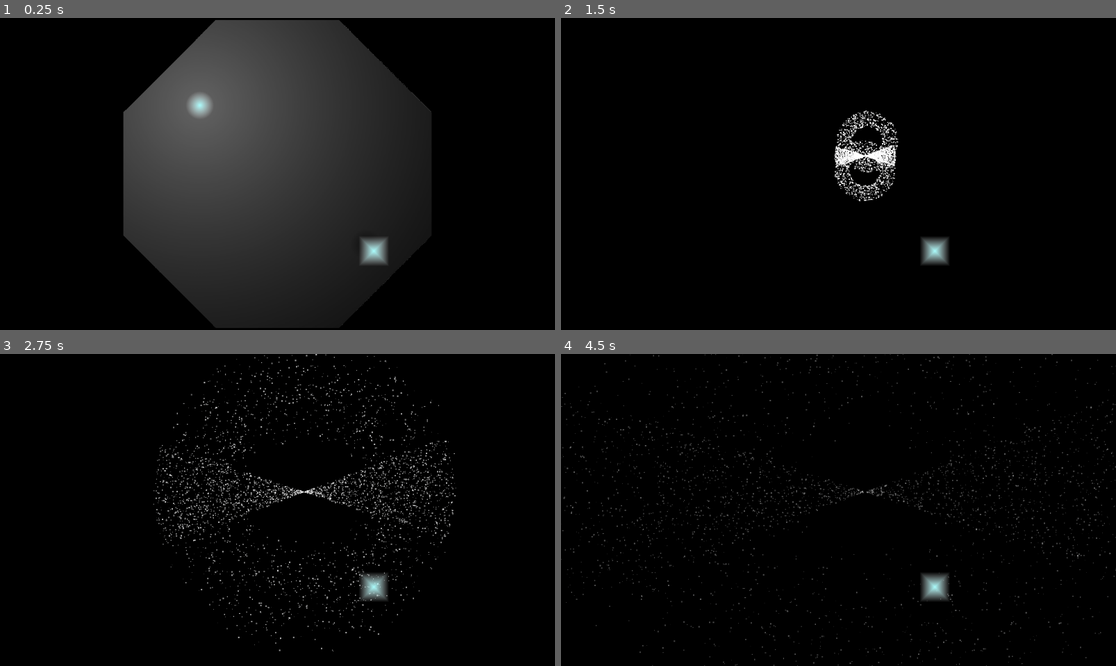
Above: before the commit, frames 1-4 (two rows, left to right).
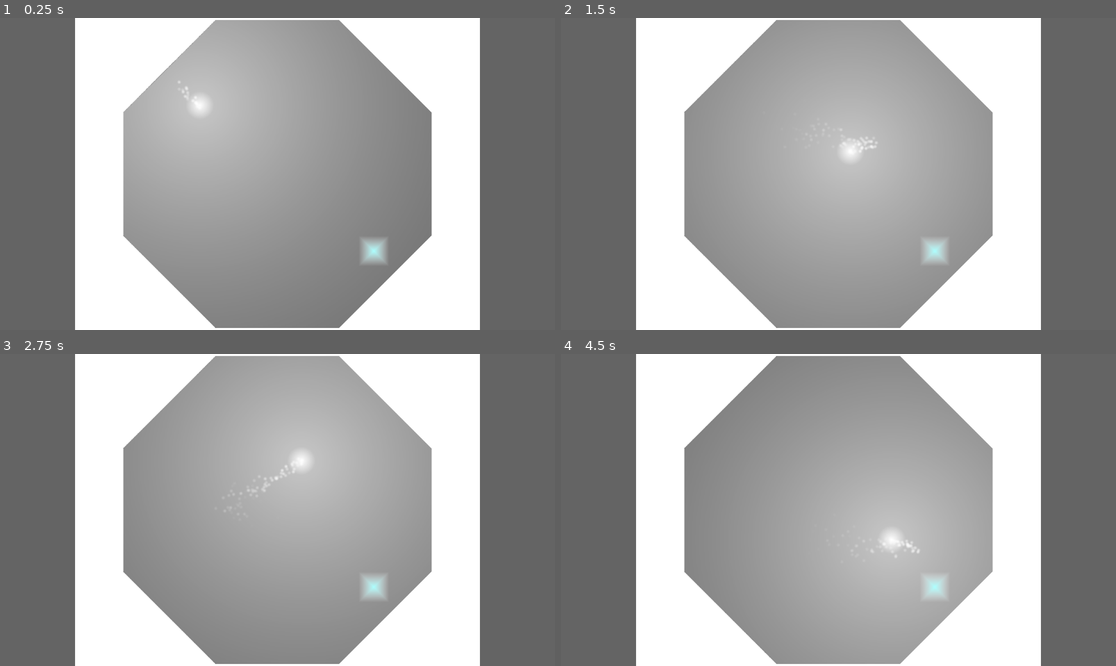
Above: after the commit, the same moments.

Repository: timo13113/gamejam_2024_shadows_and_alchemy
Game: Godot game, scene res://scenes/lvl3.tscn
Two runs of this game, one before a commit and one after it. Both use one fixed random seed, a clock stepped at 60 frames per second and the inputs below. This scene is started directly instead of the project's main scene.
Inputs (mouse positions are in pixels of both pictures, inside the frame that each line leads up to):
- Up to frame 1 (0.25 s): no input
- Up to frame 2 (1.5 s): move the mouse to (960, 158) at 0.52 s; hold Right (ingame_move_right) 0.53-1.28 s; hold Space (toggle_move) 0.53-1.28 s; move the mouse to (727, 189) at 1.27 s; hold Down (ingame_move_down) from 1.28 s (still down); tap Space (toggle_move) at 1.35 s
- Up to frame 3 (2.75 s): move the mouse to (333, 441) at 2.02 s; release Down (ingame_move_down) at 2.03 s; hold Right (ingame_move_right) from 2.03 s (still down); hold Space (toggle_move) from 2.03 s (still down)
- Up to frame 4 (4.5 s): move the mouse to (810, 572) at 2.77 s; release Right (ingame_move_right) at 2.78 s; release Space (toggle_move) at 2.78 s; hold Up (ingame_move_up) 2.78-3.53 s; tap Space (toggle_move) at 2.85, 4.35 s; move the mouse to (1005, 556) at 3.52 s; hold Space (toggle_move) 3.53-4.28 s; hold Left (ingame_move_left) from 3.53 s (still down); move the mouse to (672, 463) at 4.27 s

The runs differ from the first frame. In frame 1, 100% of the frame differs, in the area x 0-100%, y 0-100%; in frame 2, 100%; in frame 3, 100%; in frame 4, 100%.
Error before the commit: Invalid assignment of property or key 'position' with value of type 'Vector2' on a base object of type 'null instance'. (res://scripts/player.gd:78)

Commit message:
remade velocity scaling + collision fix v2

Diff:
--- a/scenes/lvl2.tscn
+++ b/scenes/lvl2.tscn
@@ -45,9 +45,6 @@
 [node name="SpawnPoint" type="Node2D" parent="."]
 position = Vector2(-208, -184)
 
-[node name="enemy2" parent="." instance=ExtResource("3_oxuvv")]
-position = Vector2(194, -171)
-
 [node name="enemy" parent="." instance=ExtResource("3_oxuvv")]
 position = Vector2(95, 231)
 
--- a/scenes/lvl3.tscn
+++ b/scenes/lvl3.tscn
@@ -1,8 +1,7 @@
-[gd_scene load_steps=7 format=3 uid="uid://7t52cug57d4k"]
+[gd_scene load_steps=6 format=3 uid="uid://7t52cug57d4k"]
 
 [ext_resource type="Script" path="res://scripts/lvl1.gd" id="1_hwmvh"]
 [ext_resource type="PackedScene" uid="uid://ceyio554tt7br" path="res://scenes/wall.tscn" id="2_ainid"]
-[ext_resource type="PackedScene" uid="uid://dp7oq5ehwcs43" path="res://scenes/enemy.tscn" id="3_38r8x"]
 [ext_resource type="PackedScene" uid="uid://dnwd14u1eihai" path="res://scenes/target_area.tscn" id="4_5q070"]
 
 [sub_resource type="Gradient" id="Gradient_up5ly"]
@@ -24,6 +23,7 @@
 [node name="камера" type="Camera2D" parent="."]
 
 [node name="CanvasModulate" type="CanvasModulate" parent="."]
+visible = false
 color = Color(0, 0, 0, 1)
 
 [node name="Outside_Wall_Poly2D" type="Polygon2D" parent="."]
@@ -38,9 +38,6 @@
 [node name="SpawnPoint" type="Node2D" parent="."]
 position = Vector2(-208, -184)
 
-[node name="enemy2" parent="." instance=ExtResource("3_38r8x")]
-position = Vector2(200, 160)
-
 [node name="CanvasLayer" type="CanvasLayer" parent="." groups=["outside_of_canvas_modulate"]]
 follow_viewport_enabled = true
 
--- a/scenes/player.tscn
+++ b/scenes/player.tscn
@@ -70,6 +70,7 @@
 [node name="Player" type="CharacterBody2D" groups=["player"]]
 collision_layer = 3
 collision_mask = 3
+safe_margin = 1.0
 script = ExtResource("1_jrmp2")
 
 [node name="CollisionShape2D" type="CollisionShape2D" parent="."]
@@ -84,7 +85,6 @@
 texture = SubResource("GradientTexture2D_j3ndw")
 
 [node name="лучинки_фонаря" type="CPUParticles2D" parent="."]
-visible = false
 amount = 80
 texture = SubResource("GradientTexture2D_cqg3u")
 emission_shape = 1
--- a/scripts/player.gd
+++ b/scripts/player.gd
@@ -2,7 +2,7 @@
 
 class_name Player
 
-@export var speed = 15000
+@export var speed = 250
 var toggle_move = false
 #var toggle_strong_light = false
 var kin_collision : KinematicCollision2D
@@ -16,50 +16,45 @@
 		toggle_move = false
 
 func _physics_process(delta):
-	look_at(get_global_mouse_position())
+	#look_at(get_global_mouse_position())
 	#velocity = speed * delta * transform.x * int(toggle_move)
-	if speed * delta * delta > (position - get_global_mouse_position()).length():
+	if speed * delta > (position - get_global_mouse_position()).length():
 		velocity = (get_global_mouse_position() - global_position) / delta
 	else:
-		velocity = speed * delta * transform.x.normalized()
-	#print(
-		#speed,
-		#delta,
-		#transform.x.normalized(),
-		#position,
-		#speed * delta * transform.x.normalized(),
-		#(speed * transform.x.normalized()).length() * delta * delta,
-		#250.0 / 60,
-		#' ',
-		#(get_global_mouse_position() - global_position).length(),
-	#)
-	#velocity = min(
-		#speed * delta * transform.x.normalized(),
-		#(position - get_global_mouse_position()) * transform.x.normalized()
-	#)
+		velocity = speed * (get_global_mouse_position() - global_position).normalized()
 	#velocity = speed * delta * Input.get_vector(
 		#"ingame_move_left", "ingame_move_right",
 		#"ingame_move_up", "ingame_move_down")
-	move_and_slide()
 
 	#kin_collision = get_last_slide_collision()
 	#get_slide_collision()
 	for collision in range(get_slide_collision_count()):
 		kin_collision = get_slide_collision(collision)
 	#if kin_collision != null:
-		#print(collision, '\t', kin_collision.get_collider())
 		collided_with = kin_collision.get_collider()
-		#if collided_with == player:
-		#print(collided_with.is_in_group('enemy'))
+		#print(kin_collision.get_normal())
+		#velocity = velocity.rotated(kin_collision.get_angle() - PI/2)
+		var correction = velocity.normalized().dot(kin_collision.get_normal())
+		print(collision, '\t', correction, '\t', kin_collision.get_collider())
+		#print(correction)
+		#velocity *= clamp(correction, 0, 1)
+		#velocity *=
 		if collided_with.is_in_group('enemy'):
 			make_collision_particles(kin_collision)
 			collided_with.take_damage(1)
-			self.take_damage(1)
+			var has_died = self.take_damage(1)
+			if has_died:
+				break
+	#velocity.rotated()
+	print(velocity.length())
+	move_and_slide()
 
 func take_damage(damage):
 	hp -= damage
 	if hp <= 0:
 		die()
+		return true
+	return false
 
 func die():
 	var particles = $DeathParticles
